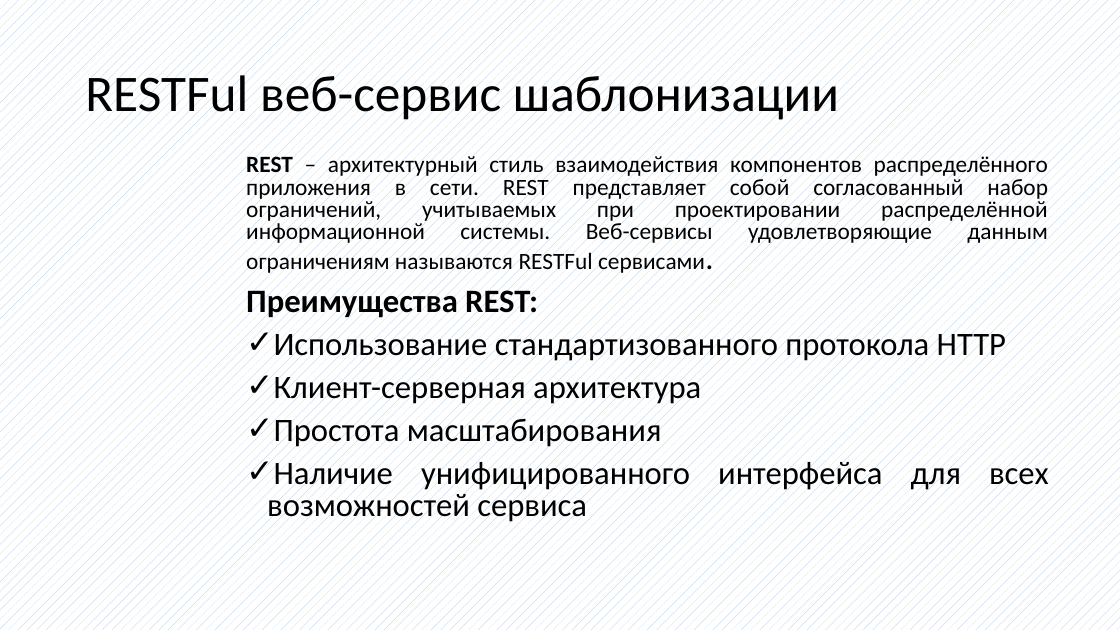
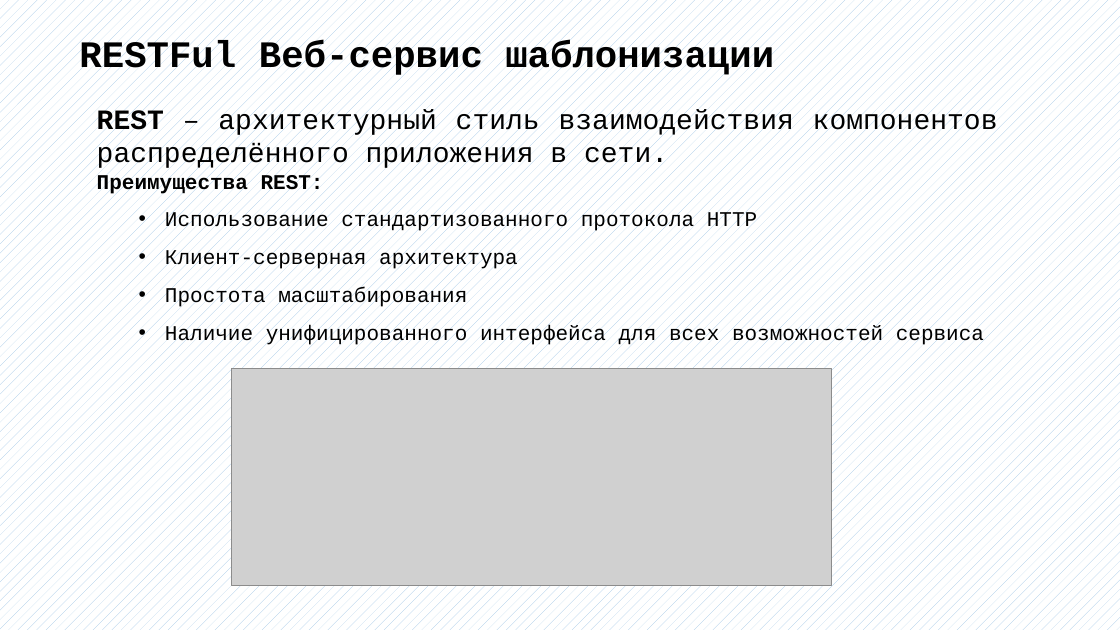
Before and after one commit to bobs4462/tachyon, a slide deck: slide 11 of docs/Презентация ВКР.pptx (slide 10 before the commit). Drawn at 1120x630 pixels with LibreOffice and Linux fonts; fonts in the diff are those of the drawing; grey boxes stand for pictures. Boxes give left, top, right and bottom in pixels: in the first picture for what was removed or moved away, otherwise in the second. Text is boxed around its words. In the diff, an @@ line names an element or a change of style, - is before the commit and + after.

```diff
--- a/docs/Презентация ВКР.pptx
+++ b/docs/Презентация ВКР.pptx
@@ text "RESTFul Веб-сервис шаблонизации" at (x1=79, y1=41, x2=774, y2=78): vertical alignment middle to top @@
@@ text at (x1=79, y1=41, x2=774, y2=78): text changed; size 44 to 32 pt; font Calibri to Courier New; bold on @@
-RESTFul веб-сервис шаблонизации
+RESTFul Веб-сервис шаблонизации
@@ text "REST – архитектурный стиль взаимодействия ..." moved from (x1=246, y1=153, x2=1049, y2=524) to (x1=97, y1=109, x2=998, y2=347) @@
@@ text at (x1=97, y1=109, x2=998, y2=170): text changed; size 20 to 24 pt; font Calibri to Courier New @@
-REST – архитектурный стиль взаимодействия компонентов распределённого приложения в сети. REST представляет собой согласованный набор ограничений, учитываемых при проектировании распределённой информационной системы. Веб-сервисы удовлетворяющие данным ограничениям называются RESTFul сервисами.
+REST – архитектурный стиль взаимодействия компонентов распределённого приложения в сети.
@@ text at (x1=97, y1=174, x2=984, y2=347): size 28 to 18 pt, font Calibri to Courier New in "Преимущества REST:", "Использование стандартизованного протокола HTTP", "Клиент-серверная архитектура", "Простота масштабирования" and 1 more places; line spacing 0.8 to 1; less space between paragraphs; bullet ✓ to •; list level 1 to 2 in "Использование стандартизованного протокола HTTP"; line spacing 0.8 to 1.5; list level 1 to 2 in "Клиент-серверная архитектура"; list level 1 to 2 in "Простота масштабирования"; list level 1 to 2 in "Наличие унифицированного интерфейса для всех ..." @@
@@ picture added at (x1=231, y1=368, x2=832, y2=586) @@
```
Also in this commit, not shown: 8 other slides changed, 5 slides added, 3 slides removed, 2 other files.
